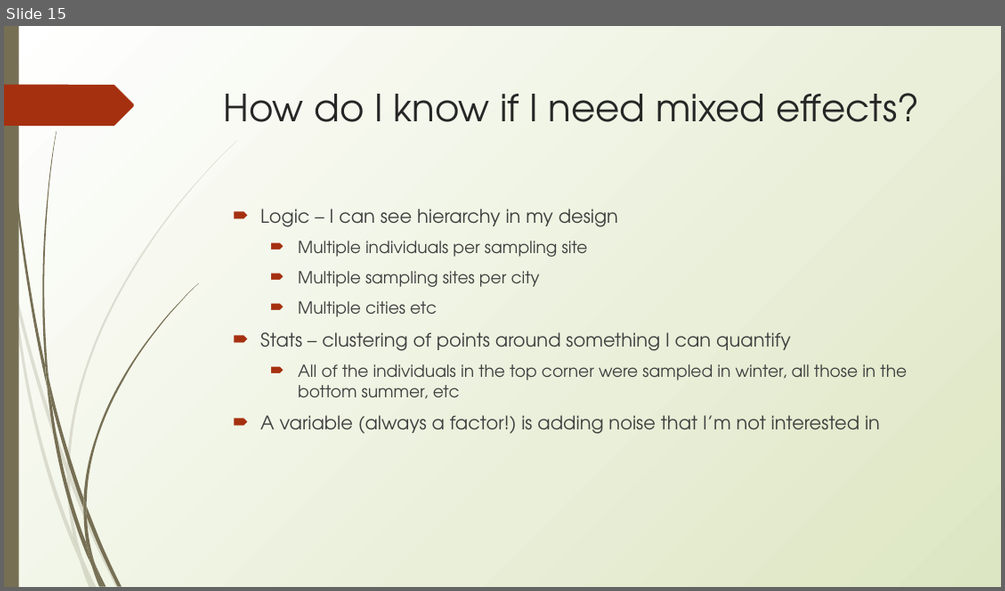
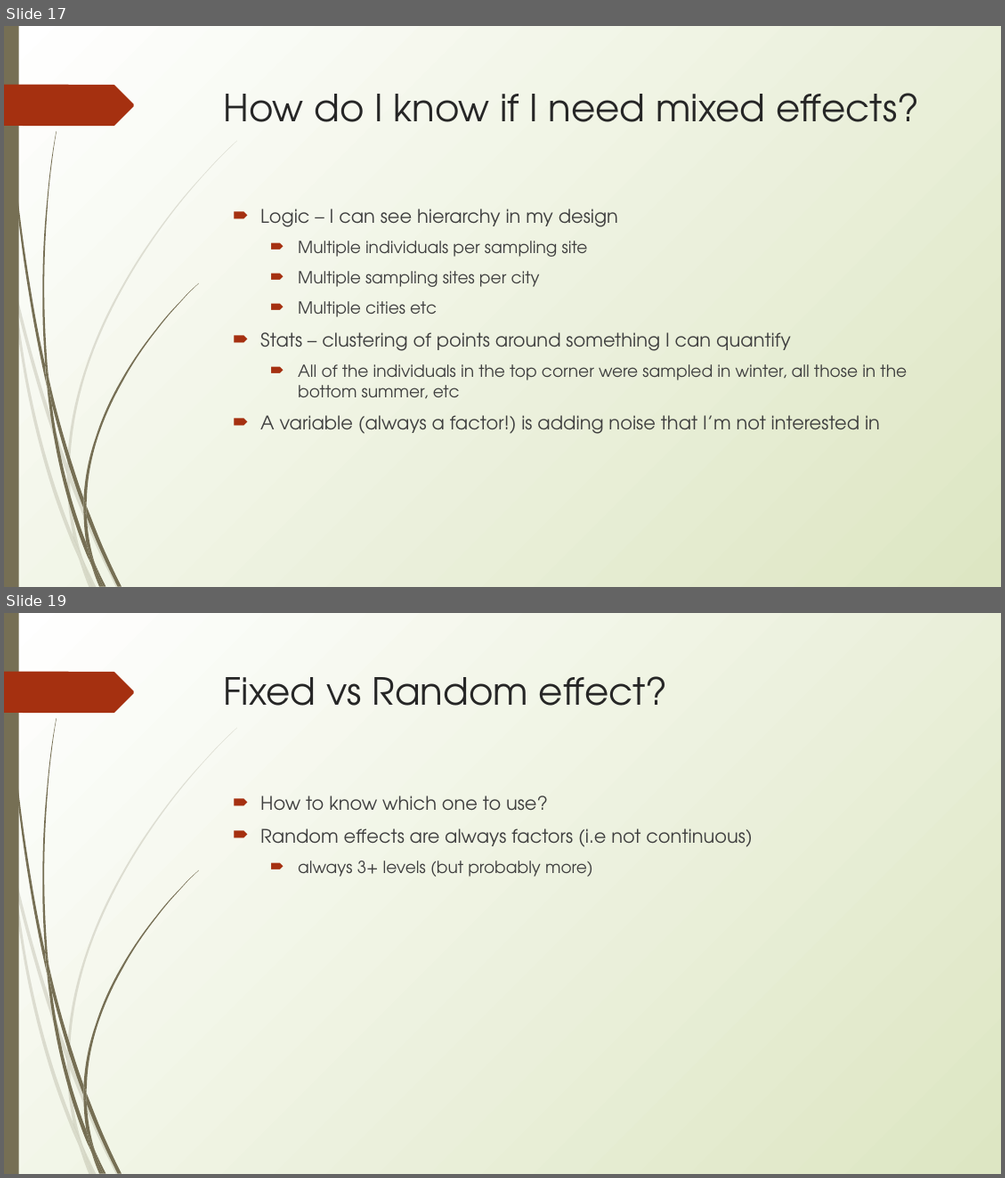
Before and after one commit to erynmcfarlane/GraduateStatsClass, a slide deck: Lecture6.pptx. Shown one above the other, each under a label of ours: slide 15 before the commit, slides 17 and 19 after it; the slides between them are not shown. The pictures are 1005x591 and 1005x1178 pixels, drawn with LibreOffice and Linux fonts; fonts in the diff are those of the drawing. Boxes give left, top, right and bottom in pixels: in the first picture for what was removed or moved away, otherwise in the second. Text is boxed around its words. In the diff, an @@ line names an element or a change of style, - is before the commit and + after.

```diff
--- a/Lecture6.pptx
+++ b/Lecture6.pptx
@@ slide 19 added at (4,613,1001,1174), background gradient #FFFFFF to #DDE6C3; not listed: 24 template elements that a slide beside it also shows @@
@@ title added at (224,676,668,706), 36 pt, text #262626 @@
+Fixed vs Random effect?
@@ text added at (260,795,752,876), 18 pt, text #3F3F3F @@
+🠶 How to know which one to use?
+🠶 Random effects are always factors (i.e not continuous)
+  🠶 always 3+ levels (but probably more)
@@ what was slide 15 is now slide 17 @@
```
Also in this commit, not shown: 1 slide changed, 6 other slides added, 1 other file.
